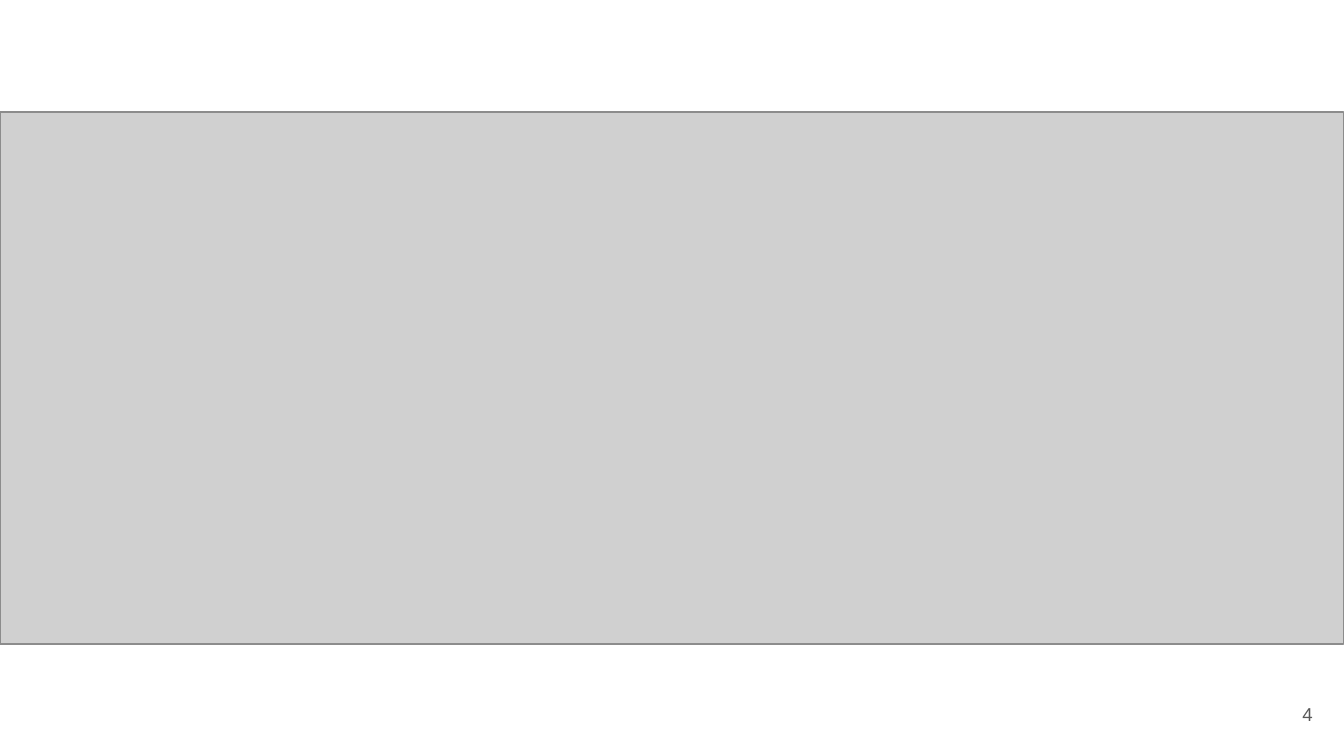
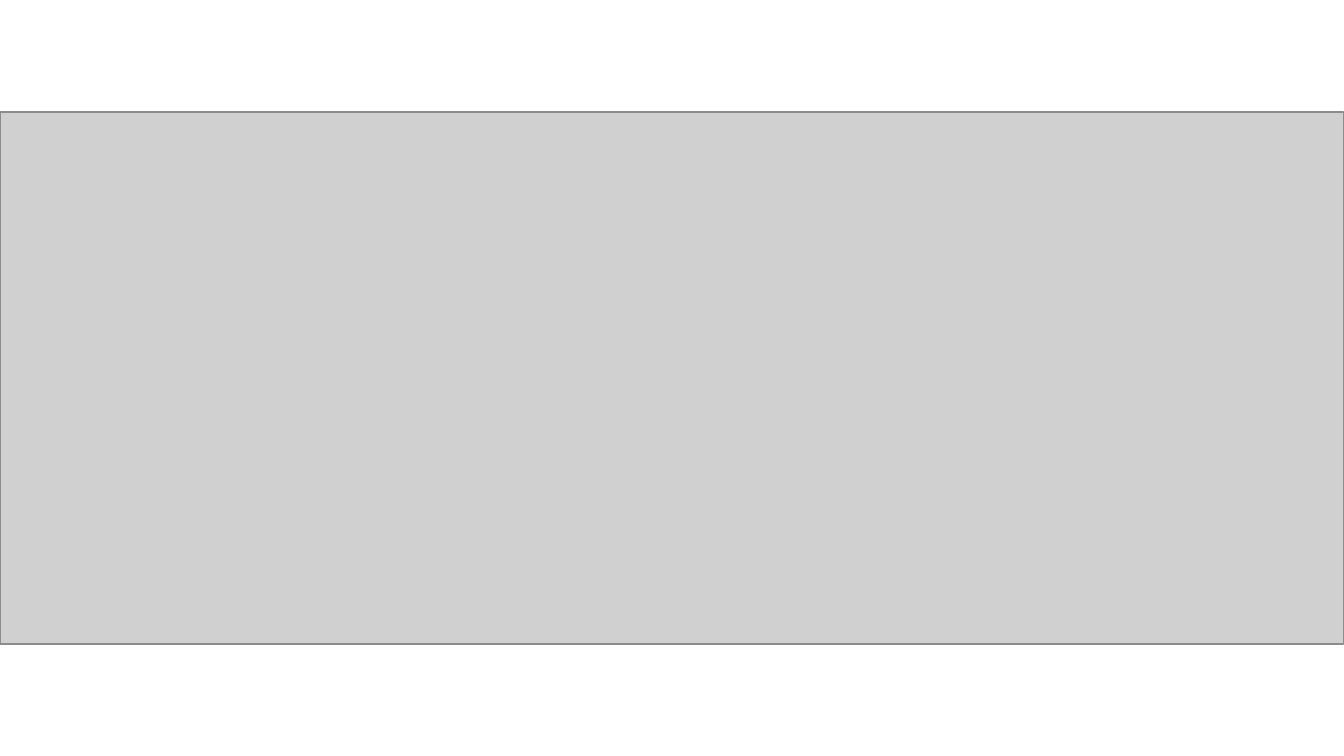
Before and after one commit to corei5/Entity-Based-Document-Classification-on-the-CORD---19-Corpus, a slide deck: slide 4 of Entity-Based Document Classification on the CORD- 19 Corpus.pptx. Drawn at 1344x756 pixels with LibreOffice and Linux fonts; fonts in the diff are those of the drawing; grey boxes stand for pictures. Boxes give left, top, right and bottom in pixels: in the first picture for what was removed or moved away, otherwise in the second. Text is boxed around its words. In the diff, an @@ line names an element or a change of style, - is before the commit and + after.

```diff
--- a/Entity-Based Document Classification on the CORD- 19 Corpus.pptx
+++ b/Entity-Based Document Classification on the CORD- 19 Corpus.pptx
@@ page number removed at (1302, 708, 1312, 721) @@
-4
```
Also in this commit, not shown: 7 other slides changed.
